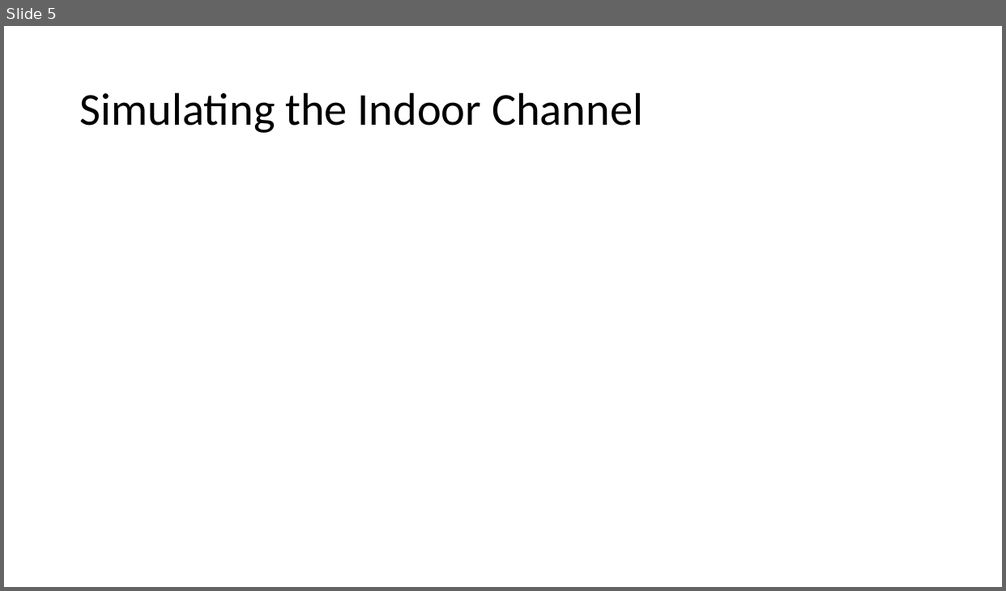
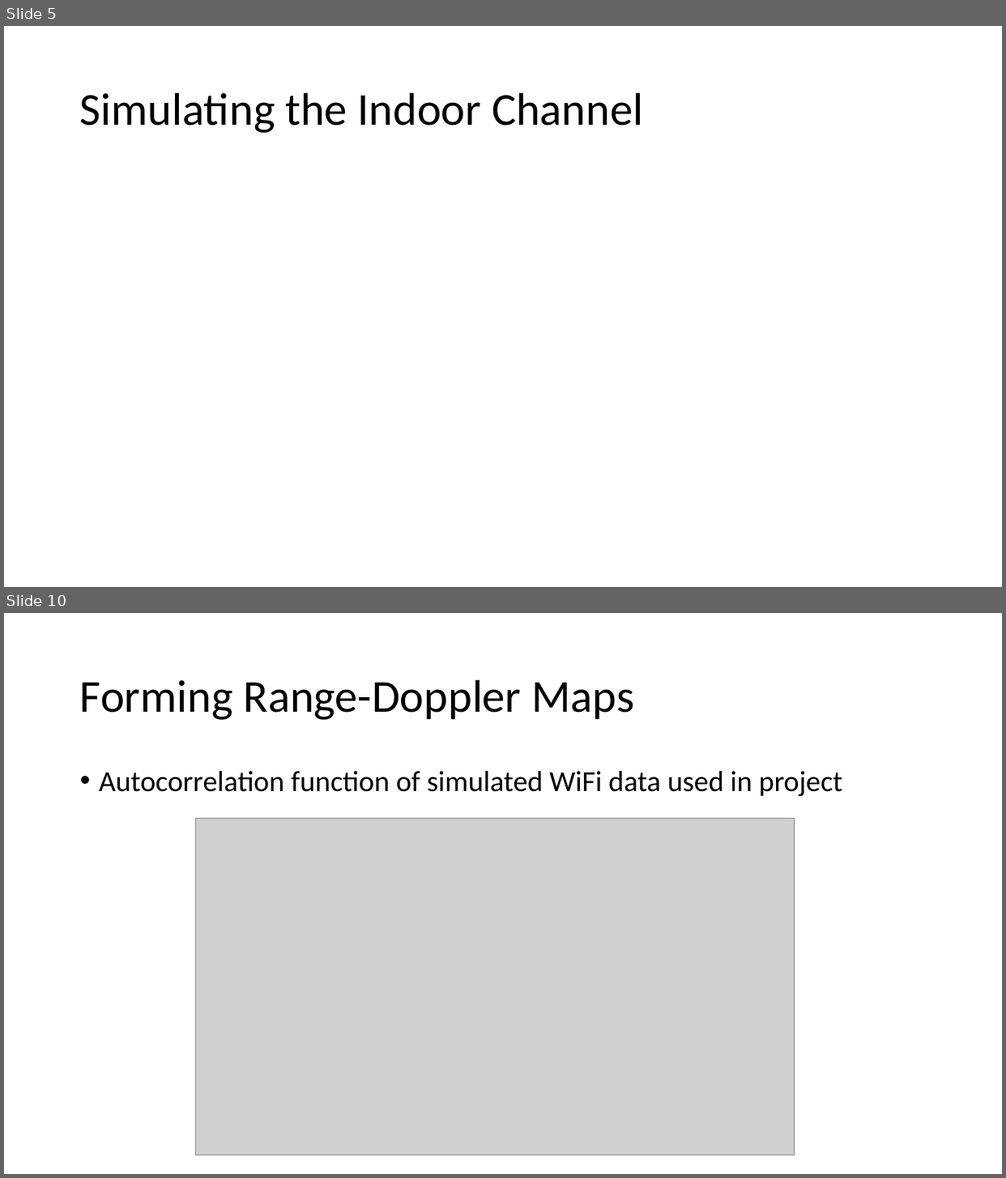
Before and after one commit to USRPMAN/wifi-radar, a slide deck: presentation.pptx. Shown one above the other, each under a label of ours: slide 5 before the commit, slides 5 and 10 after it; the slides between them are not shown. The pictures are 1006x591 and 1006x1178 pixels, drawn with LibreOffice and Linux fonts; fonts in the diff are those of the drawing; grey boxes stand for pictures. Boxes give left, top, right and bottom in pixels: in the first picture for what was removed or moved away, otherwise in the second. Text is boxed around its words. In the diff, an @@ line names an element or a change of style, - is before the commit and + after.

```diff
--- a/presentation.pptx
+++ b/presentation.pptx
@@ slide 10 added at (x1=4, y1=613, x2=1002, y2=1174), background #FFFFFF @@
@@ title added at (x1=80, y1=679, x2=634, y2=720), 44 pt, text #000000 @@
+Forming Range-Doppler Maps
@@ text added at (x1=99, y1=771, x2=842, y2=796), 28 pt, text #000000 @@
+• Autocorrelation function of simulated WiFi data used in project
@@ picture added at (x1=196, y1=818, x2=795, y2=1155) @@
```
Also in this commit, not shown: 4 slides changed, 7 other slides added, 1 slide removed.
